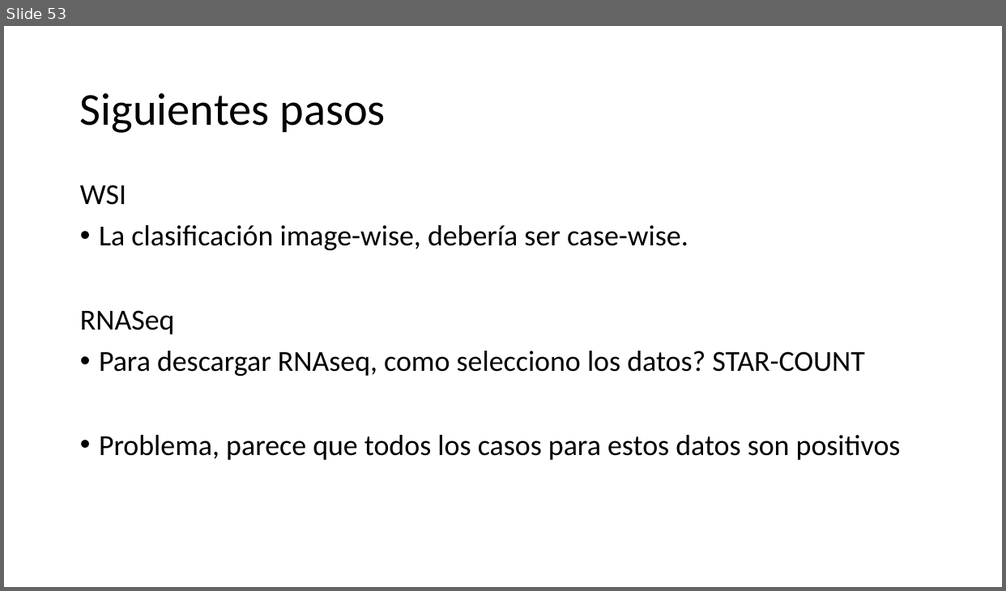
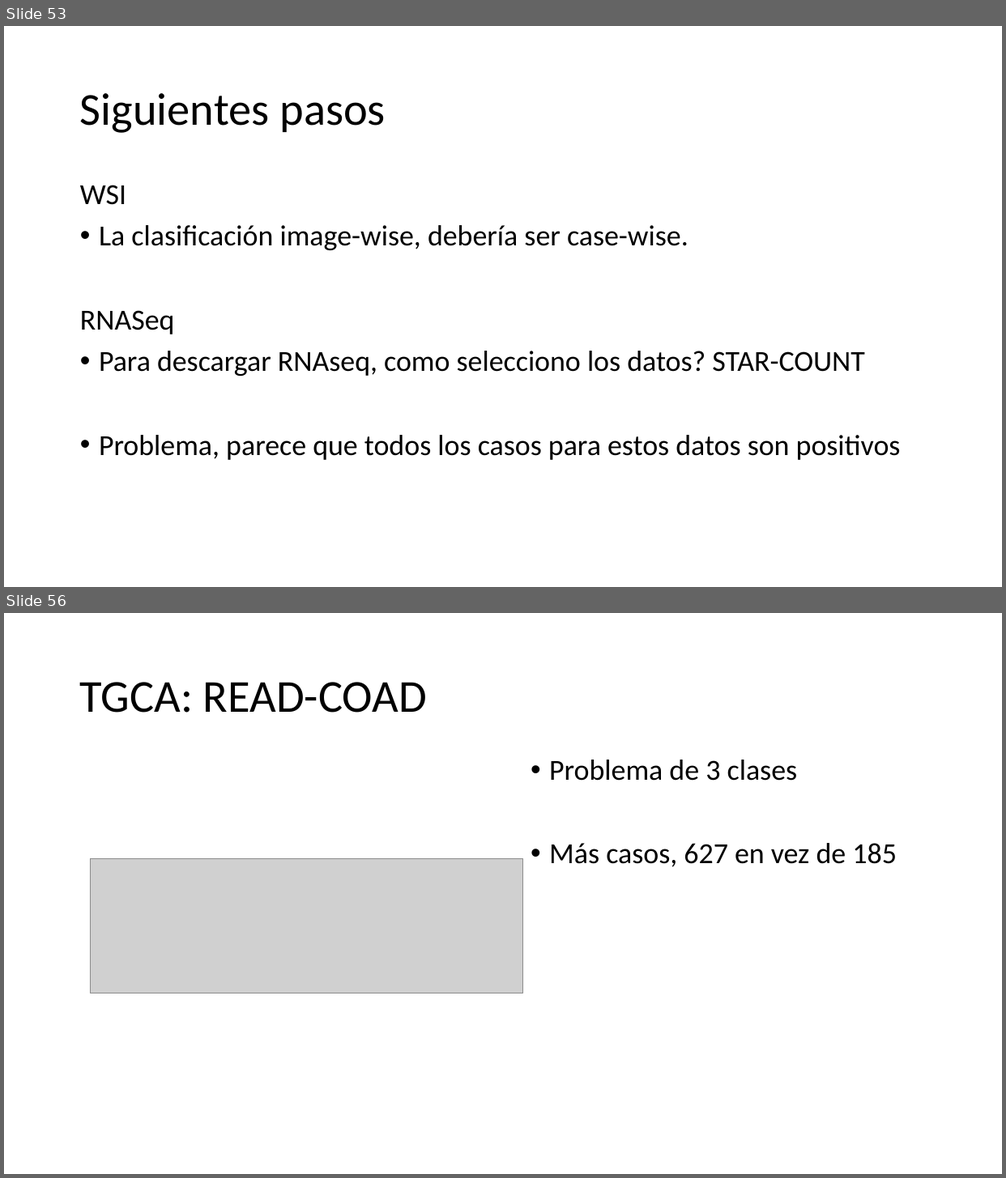
Before and after one commit to alejandroborj/heterogeneous-data, a slide deck: PAAD_Presentation.pptx. Shown one above the other, each under a label of ours: slide 53 before the commit, slides 53 and 56 after it; the slides between them are not shown. The pictures are 1006x591 and 1006x1178 pixels, drawn with LibreOffice and Linux fonts; fonts in the diff are those of the drawing; grey boxes stand for pictures. Boxes give left, top, right and bottom in pixels: in the first picture for what was removed or moved away, otherwise in the second. Text is boxed around its words. In the diff, an @@ line names an element or a change of style, - is before the commit and + after.

Commit message:
Preliminary training for COAD-READ

```diff
--- a/PAAD_Presentation.pptx
+++ b/PAAD_Presentation.pptx
@@ slide 56 added at [4, 613, 1002, 1174], background #FFFFFF @@
@@ title added at [80, 682, 427, 713], 44 pt, text #000000 @@
+TGCA: READ-COAD
@@ text added at [549, 760, 897, 867], 28 pt, text #000000 @@
+• Problema de 3 clases
+• Más casos, 627 en vez de 185
@@ picture added at [90, 859, 522, 994] @@
```
Also in this commit, not shown: 3 other slides added, 1 slide removed, 57 other files.
